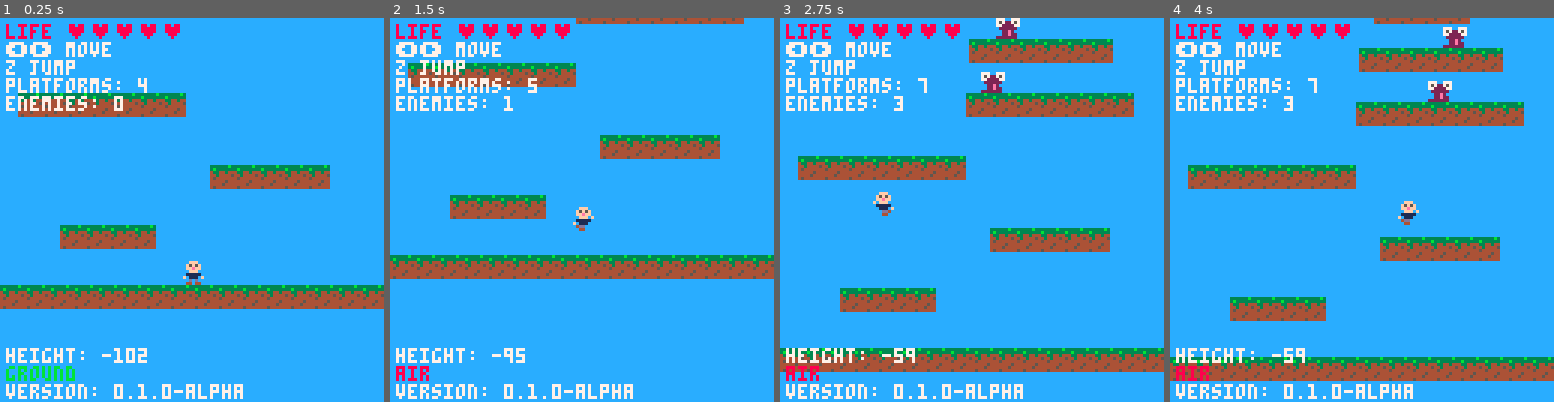
Above: before the commit, frames 1-4 (left to right).
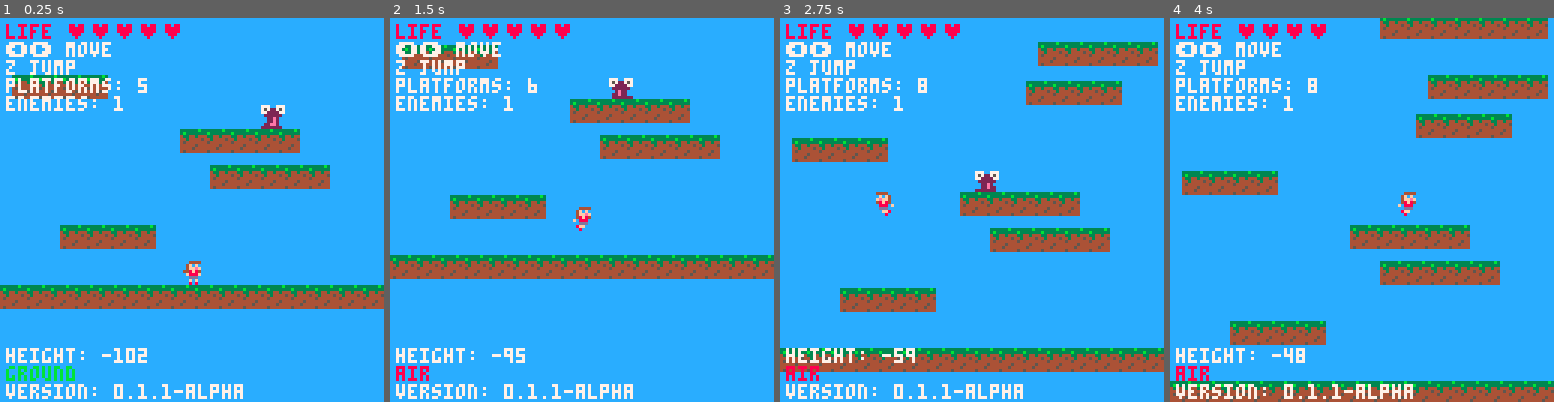
Above: after the commit, the same moments.

Repository: Chubidubiman/plataformer-pico8
Game: PICO-8 cartridge main.p8
Same seed, same stepped clock (60 frames per second), same inputs: the game is played once before the commit and once after it.
Inputs:
- Up to frame 1 (0.25 s): no input
- Up to frame 2 (1.5 s): tap O (Z key) at 0.33, 0.7, 1.43 s
- Up to frame 3 (2.75 s): hold Left 1.97-2.37 s; tap O (Z key) at 2.22 s
- Up to frame 4 (4 s): hold Right 2.87-3.53 s; tap O (Z key) at 3.1, 3.98 s

The runs differ from the first frame. In frame 1, 5.6% of the frame differs, in the area x 3-79%, y 14-99%; in frame 2, 6.1%; in frame 3, 13%; in frame 4, 32%, in the area x 0-100%, y 0-100%.

Commit message:
Fixs Bugs
+Fix Bugs
+ Create new character

Diff:
--- a/main.p8
+++ b/main.p8
@@ -1,11 +1,11 @@
 pico-8 cartridge // http://www.pico-8.com
 version 42
 __lua__
+-- initialization and variables
 -- plataform game
--- jump to up
 
 -- version
-version = "0.1.0-alpha" -- version major.minor.patch-description
+version = "0.1.1-alpha" -- version major.minor.patch-description
 -- alpha : initial phase develop
 -- beta : advance develop
 -- release candidate (rc) : final version
@@ -26,7 +26,7 @@
 	jump_power = -4,
 	speed = 2,
 	sprite = 0,
-	frame_counter = 0,
+	frame_counter = 16,--0,
 	facing_right = true,
 	life = 5, -- player life
 }
@@ -50,15 +50,23 @@
 -- plataform generation
 highest_platform_y = 70 -- height of the highest platform
 generation_distance = 50 -- distance to generate new platforms
-platform_spacing = 15 -- vertical spacing between platforms
+platform_spacing = 10 -- vertical spacing between platforms
 platform_spacing_x = 90 -- horizontal spacing between platforms (0-100)
-max_platforms = 20 -- maximum number of platforms in memory
+max_platforms = 15 -- maximum number of platforms in memory
 
 -- camera
 cam_y = 0
 
 -- frames counter
 frame_counter = 3
+
+function _init()
+	-- start basics sprites
+	-- initialize random seed
+	srand(stat(0))
+end
+-->8
+-- updates and game logic
 
 function generate_platforms()
 	-- generate platforms when the player approaches the upper limit
@@ -129,7 +137,10 @@
 			end
 		end
 
+		-- clean up enemies on this platform
+		cleanup_enemies_for_platform(lowest_platform)
 		del(plataforms, lowest_platform)
+
 	end
 end
 
@@ -165,35 +176,31 @@
 						player.y < enemy.y + enemy.h and
 						player.y + player.h > enemy.y then
 
+				-- collision detected
+
 				-- the player plays the enemy - restart game
-				if player.life >= 1 then
+				if player.life > 1 then
 					player.life = player.life - 1
 				else
 					player.x = 60
 					player.y = 100
 					player.dx = 0
-			 	player.dy = 0
-			 	player.life = 5
-			 	enemies = {}
-			 	plataforms = {}
-			 	plataforms = {
- 					{x=0, y=110, w=125, h=8, sprite=63},
- 					{x=20, y=90, w=32, h=8, sprite=63},
- 					{x=70, y=70, w=40, h=8, sprite=63},
+			 		player.dy = 0
+			 		player.life = 5
+			 		enemies = {}
+			 		plataforms = {}
+			 		plataforms = {
+ 						{x=0, y=110, w=125, h=8, sprite=63},
+ 						{x=20, y=90, w=32, h=8, sprite=63},
+ 						{x=70, y=70, w=40, h=8, sprite=63},
 					}
-			 end
-
+			 	end
+				enemy.alive = false
 				-- opcional: eliminate all enemies
 				-- enemies = {}
 			end
 		end
 	end
-end
-
-function _init()
-	-- start basics sprites
-	-- initialize random seed
-	srand(stat(0))
 end
 
 function _update()
@@ -267,7 +274,8 @@
 		player.dy = 0
 	end
 end
-
+-->8
+-- draw and animations
 function _draw()
 	cls(12) -- celeste color
 
@@ -338,35 +346,35 @@
 		if player.walked then
 			player.frame_counter = player.frame_counter + 1
 			if player.frame_counter > frame_counter then
-				player.sprite = 2
+				player.sprite = 18--2
 				player.frame_counter = 0
 			else
-				player.sprite = 1
+				player.sprite = 17--1
 			end
 		else
-			player.sprite = 0
+			player.sprite = 16--0
 		end
 	else
-	 player.sprite = 3
+	 player.sprite = 19--3
 	end
 end
 __gfx__
-000fff00000fff00000fff00000fff00000000000000000000000000000000000000000000000000000000000000000000000000000000000000000000000000
-00f5f5f000f5f5f000f5f5f000f5f5f0000000000000000000000000000000000000000000000000000000000000000000000000000000000000000000000000
-00ffeff000ffeff000ffeff000ffeff0000000000000000000000000000000000000000000000000000000000000000000000000000000000000000000000000
+00444440004444400044444000444440000000000000000000000000000000000000000000000000000000000000000000000000000000000000000000000000
+004f5f50004f5f50004f5f50004f5f50000000000000000000000000000000000000000000000000000000000000000000000000000000000000000000000000
+00fffef000fffef000fffef000fffef0000000000000000000000000000000000000000000000000000000000000000000000000000000000000000000000000
 000fff00000fff00000fff00000fff0f000000000000000000000000000000000000000000000000000000000000000000000000000000000000000000000000
 001111100011111f0f11111000111110000000000000000000000000000000000000000000000000000000000000000000000000000000000000000000000000
 0f01110f0f0111000001110f0f011100000000000000000000000000000000000000000000000000000000000000000000000000000000000000000000000000
 000d0d00000ddd0404dddd00004dd000000000000000000000000000000000000000000000000000000000000000000000000000000000000000000000000000
-00440440000440d40040044000044000000000000000000000000000000000000000000000000000000000000000000000000000000000000000000000000000
-00000000000000000000000000000000000000000000000000000000000000000000000000000000000000000000000000000000000000000000000000000000
-00000000000000000000000000000000000000000000000000000000000000000000000000000000000000000000000000000000000000000000000000000000
-00000000000000000000000000000000000000000000000000000000000000000000000000000000000000000000000000000000000000000000000000000000
-00000000000000000000000000000000000000000000000000000000000000000000000000000000000000000000000000000000000000000000000000000000
-00000000000000000000000000000000000000000000000000000000000000000000000000000000000000000000000000000000000000000000000000000000
-00000000000000000000000000000000000000000000000000000000000000000000000000000000000000000000000000000000000000000000000000000000
-00000000000000000000000000000000000000000000000000000000000000000000000000000000000000000000000000000000000000000000000000000000
-00000000000000000000000000000000000000000000000000000000000000000000000000000000000000000000000000000000000000000000000000000000
+00880880000440d40040044000044000000000000000000000000000000000000000000000000000000000000000000000000000000000000000000000000000
+00044440000444400004444000044440000000000000000000000000000000000000000000000000000000000000000000000000000000000000000000000000
+004fcfc0004fcfc0004fcfc0004fcfc0000000000000000000000000000000000000000000000000000000000000000000000000000000000000000000000000
+004ffef0044ffef0004ffef0004ffef0000000000000000000000000000000000000000000000000000000000000000000000000000000000000000000000000
+0448f84000f8f84f0448f8400048f840000000000000000000000000000000000000000000000000000000000000000000000000000000000000000000000000
+00f888f00f088800000f88f00f088800000000000000000000000000000000000000000000000000000000000000000000000000000000000000000000000000
+000ddd00000ddd00000ddd00000ddd00000000000000000000000000000000000000000000000000000000000000000000000000000000000000000000000000
+000f0f00008f0f000008ff00008ff000000000000000000000000000000000000000000000000000000000000000000000000000000000000000000000000000
+00080800000000800000080000080000000000000000000000000000000000000000000000000000000000000000000000000000000000000000000000000000
 77700777000000000000000000000000000000000000000000000000000000000000000000000000000000000000000000000000000000000000000000000000
 75722757777007770000000000000000000000000000000000000000000000000000000000000000000000000000000000000000000000000000000000000000
 77222277757227570000000000000000000000000000000000000000000000000000000000000000000000000000000000000000000000000000000000000000
Not shown, changed: README.md
